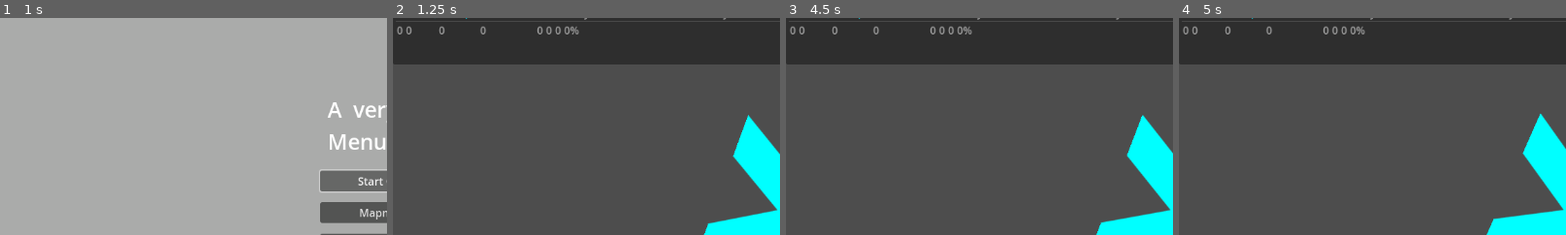
Above: before the commit, frames 1-4 (left to right).
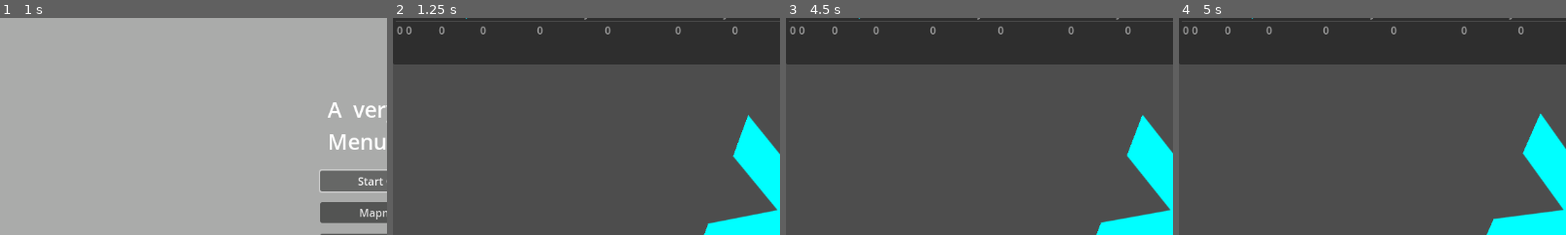
Above: after the commit, the same moments.

Repository: phyto99/Centauri
Game: Godot game, scene res://menu.tscn
Two runs of this game, one before a commit and one after it. Both use one fixed random seed, a clock stepped at 60 frames per second and the inputs below. Sound files missing from this copy of the repository are replaced by a short silence.
Inputs (mouse positions are % of the whole screen's width and height, from its top left):
- Up to frame 1 (1 s): click "Start Game" at 0.5 s
- Up to frame 2 (1.25 s): no input
- Up to frame 3 (4.5 s): tap Enter at 1.25 s; drag from (40, 96) to (60, 28) at 1.27 s; click "Claim" at 2 s; click "Cultivate" at 2.75 s; click "Collect" at 3.5 s; tap Space (thrust) at 4.25 s; drag from (30, 55) to (45, 70) at 4.27 s
- Up to frame 4 (5 s): no input
The pictures show only the part of the screen within x 0-50%, y 5-55%; the shares and areas given below are measured in that part.

Frame 1 is identical in both runs. In frame 2, 0.3% of the frame differs, in the area x 39-90%, y 3-8%; in frame 3, 0.3%; in frame 4, 0.3%.

Commit message:
fix: leaderboard yield total via planet group signals
Replaces broken singleton PlanetBuilder.connect() calls with
get_nodes_in_group lookup. Sums yield_count across all planets,
updates live as cultivates complete.

Co-Authored-By: Claude Sonnet 4.6 <noreply@anthropic.com>

Diff:
--- a/item_list.gd
+++ b/item_list.gd
@@ -1,31 +1,24 @@
 extends ItemList
 
-func _ready():
-	# Connect signals
-	PlanetBuilder.connect("yield_updated", _on_yield_updated)
-	PlanetBuilder.connect("food_updated", _on_food_updated)
-	PlanetBuilder.connect("dominion_updated", _on_dominion_updated)
-	PlanetBuilder.connect("diversity_updated", _on_diversity_updated)
-	PlanetBuilder.connect("efficiency_updated", _on_efficiency_updated)
+func _ready() -> void:
+	get_tree().node_added.connect(_on_node_added)
+	for planet in get_tree().get_nodes_in_group("planets"):
+		_connect_planet(planet)
+	_update_yield_total()
 
-	# Set initial values from PlanetBuilder
-	set_item_text(8, str(PlanetBuilder.yield_count))
-	set_item_text(12, str(PlanetBuilder.food))
-	set_item_text(13, str(PlanetBuilder.dominion))
-	set_item_text(14, str(PlanetBuilder.diversity))
-	set_item_text(15, str(round(PlanetBuilder.efficiency * 10) / 10) + "%")
+func _connect_planet(planet: Node) -> void:
+	if not planet.has_signal("yield_updated"):
+		return
+	if not planet.yield_updated.is_connected(_update_yield_total):
+		planet.yield_updated.connect(_update_yield_total.unbind(1))
 
-func _on_yield_updated(count):
-	set_item_text(8, str(count))
+func _on_node_added(node: Node) -> void:
+	if node.is_in_group("planets"):
+		_connect_planet(node)
+		_update_yield_total()
 
-func _on_food_updated(amount):
-	set_item_text(12, str(amount))
-
-func _on_dominion_updated(amount):
-	set_item_text(13, str(amount))
-
-func _on_diversity_updated(amount):
-	set_item_text(14, str(amount))
-
-func _on_efficiency_updated(amount):
-	set_item_text(15, str(round(amount * 10) / 10) + "%")
+func _update_yield_total() -> void:
+	var total = 0
+	for planet in get_tree().get_nodes_in_group("planets"):
+		total += planet.yield_count
+	set_item_text(8, str(total))
--- /dev/null
+++ b/planet_tooltip.tscn
@@ -0,0 +1,82 @@
+[gd_scene load_steps=6 format=3 uid="uid://x66y4bjehne6"]
+
+[ext_resource type="Script" path="res://planet_tooltip.gd" id="1_202xk"]
+[ext_resource type="Texture2D" uid="uid://bi5u57xhyof5v" path="res://UI/claim2.svg" id="2_i0sot"]
+[ext_resource type="Texture2D" uid="uid://c3oksiorycg8x" path="res://cultivate2.svg" id="3_qg8a6"]
+
+[sub_resource type="Gradient" id="Gradient_cpena"]
+colors = PackedColorArray(0.133333, 0.654902, 0.87451, 1, 0.0431373, 0.364706, 0.592157, 1)
+
+[sub_resource type="GradientTexture2D" id="GradientTexture2D_e7oyj"]
+gradient = SubResource("Gradient_cpena")
+
+[node name="PanelContainer" type="PanelContainer"]
+offset_right = 40.0
+offset_bottom = 40.0
+script = ExtResource("1_202xk")
+
+[node name="VBoxContainer" type="VBoxContainer" parent="."]
+layout_mode = 2
+
+[node name="TextureRect" type="TextureRect" parent="VBoxContainer"]
+layout_mode = 2
+texture = SubResource("GradientTexture2D_e7oyj")
+
+[node name="Label" type="Label" parent="VBoxContainer/TextureRect"]
+layout_mode = 0
+offset_right = 40.0
+offset_bottom = 23.0
+
+[node name="PanelContainer" type="PanelContainer" parent="VBoxContainer"]
+layout_mode = 2
+
+[node name="HBoxContainer" type="HBoxContainer" parent="VBoxContainer/PanelContainer"]
+layout_mode = 2
+
+[node name="PanelContainer" type="PanelContainer" parent="VBoxContainer/PanelContainer/HBoxContainer"]
+layout_mode = 2
+
+[node name="HBoxContainer" type="HBoxContainer" parent="VBoxContainer/PanelContainer/HBoxContainer/PanelContainer"]
+layout_mode = 2
+
+[node name="Label" type="Label" parent="VBoxContainer/PanelContainer/HBoxContainer/PanelContainer/HBoxContainer"]
+layout_mode = 2
+
+[node name="PanelContainer2" type="PanelContainer" parent="VBoxContainer/PanelContainer/HBoxContainer"]
+layout_mode = 2
+
+[node name="HBoxContainer" type="HBoxContainer" parent="VBoxContainer/PanelContainer/HBoxContainer/PanelContainer2"]
+layout_mode = 2
+
+[node name="Label" type="Label" parent="VBoxContainer/PanelContainer/HBoxContainer/PanelContainer2/HBoxContainer"]
+layout_mode = 2
+
+[node name="TextureRect" type="TextureRect" parent="VBoxContainer/PanelContainer/HBoxContainer/PanelContainer2/HBoxContainer"]
+layout_mode = 2
+texture = ExtResource("2_i0sot")
+
+[node name="PanelContainer2" type="PanelContainer" parent="VBoxContainer"]
+layout_mode = 2
+
+[node name="HBoxContainer" type="HBoxContainer" parent="VBoxContainer/PanelContainer2"]
+layout_mode = 2
+
+[node name="Label" type="Label" parent="VBoxContainer/PanelContainer2/HBoxContainer"]
+layout_mode = 2
+
+[node name="TextureRect2" type="TextureRect" parent="VBoxContainer/PanelContainer2/HBoxContainer"]
+layout_mode = 2
+texture = ExtResource("3_qg8a6")
+
+[node name="PanelContainer3" type="PanelContainer" parent="VBoxContainer"]
+layout_mode = 2
+
+[node name="HBoxContainer" type="HBoxContainer" parent="VBoxContainer/PanelContainer3"]
+layout_mode = 2
+
+[node name="Label" type="Label" parent="VBoxContainer/PanelContainer3/HBoxContainer"]
+layout_mode = 2
+
+[node name="TextureRect3" type="TextureRect" parent="VBoxContainer/PanelContainer3/HBoxContainer"]
+layout_mode = 2
+texture = ExtResource("3_qg8a6")
